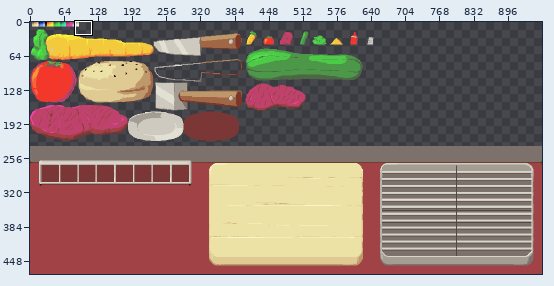
Two versions of one sprite sheet, png/ing.png. Above: a wide view before the commit, with the close-up outlined.
Close-up. Before the commit:
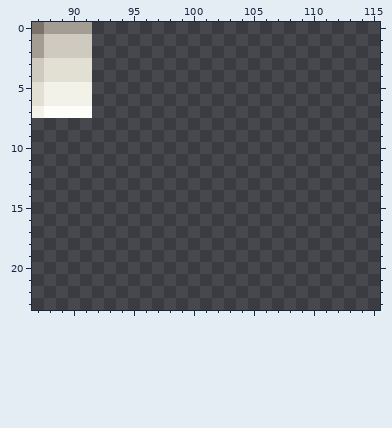
The file is 960x472 pixels. Colours within 5 levels of each other are drawn and written as one. Shown: x 87..115, y 0..23. The commit also changed other parts of the picture, which this record leaves out.
The same view after the edit:
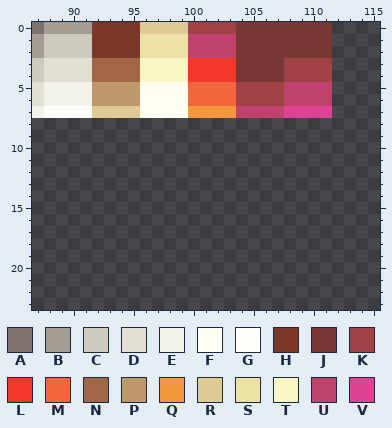
Palette (. is transparent): A #7d716b  B #a49d94  C #cecabf  D #e2e0d3  E #f2f2e8  F #feffee  G #fdfdfa  H #7b372a  J #7b3736  K #a04246  L #f3372a  M #f3663c  N #a06646  P #be986b  Q #f3983c  R #deca92  S #ede2a5  T #f8f6c5  U #be426b  V #de4292
What changed:
y 0: x 92..111 .................... -> HHHHRRRRKKKKJJJJJJJJ
y 1..2: x 92..111 .................... -> HHHHSSSSUUUUJJJJJJJJ
y 3..4: x 92..111 .................... -> NNNNTTTTLLLLJJJJKKKK
y 5..6: x 92..111 .................... -> PPPPFFFFMMMMKKKKUUUU
y 7: x 92..111 .................... -> RRRRFFFFQQQQUUUUVVVV
